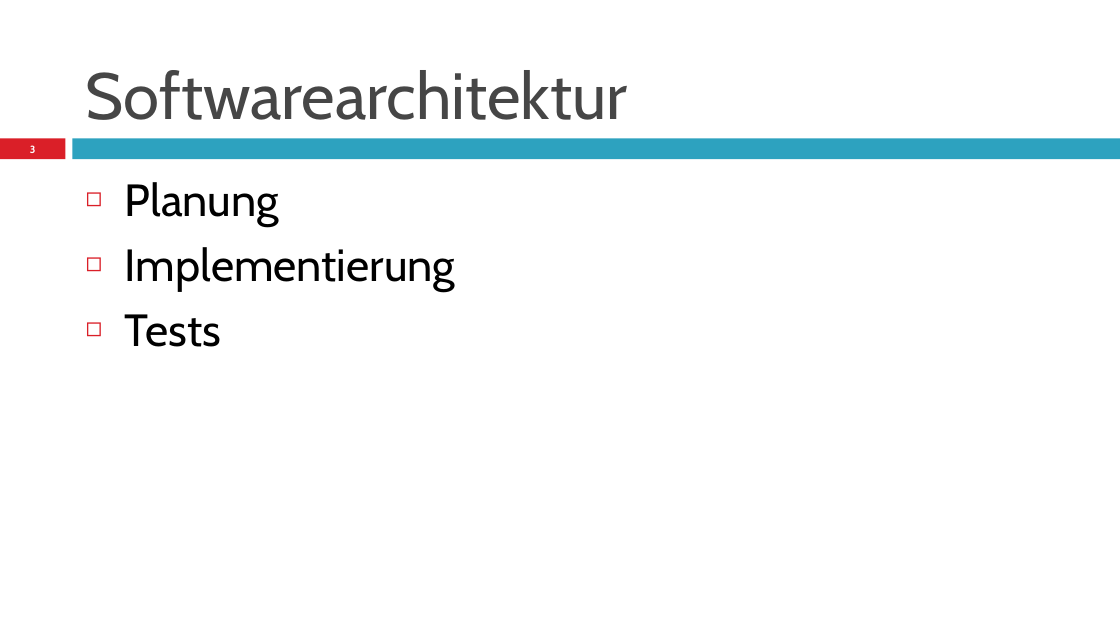
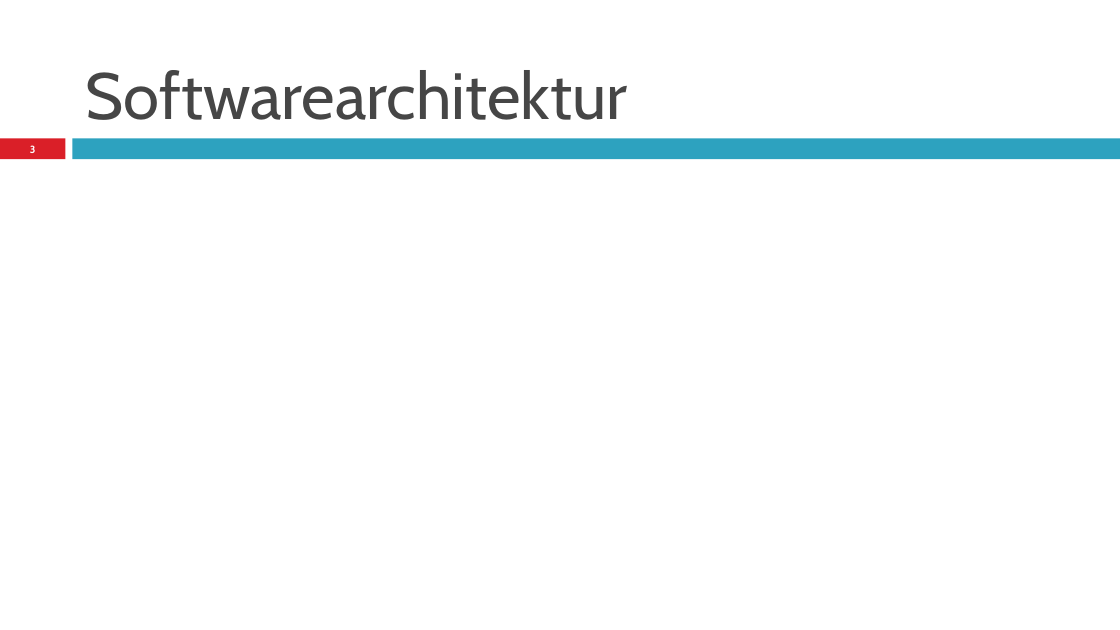
Before and after one commit to Arne2/hm-modellbildung, a slide deck: slide 3 of angabe3/PräsentationStudienarbeit3_Diez_Mueller_Schöntag_Graf.pptx. Drawn at 1120x630 pixels with LibreOffice and Linux fonts; fonts in the diff are those of the drawing. Boxes give left, top, right and bottom in pixels: in the first picture for what was removed or moved away, otherwise in the second. Text is boxed around its words. In the diff, an @@ line names an element or a change of style, - is before the commit and + after.

```diff
--- a/angabe3/PräsentationStudienarbeit3_Diez_Mueller_Schöntag_Graf.pptx
+++ b/angabe3/PräsentationStudienarbeit3_Diez_Mueller_Schöntag_Graf.pptx
@@ text removed at (x1=125, y1=182, x2=455, y2=347) @@
-◻ Planung
-◻ Implementierung
-◻ Tests
```
Also in this commit, not shown: 4 slides added, 3 slides removed.
